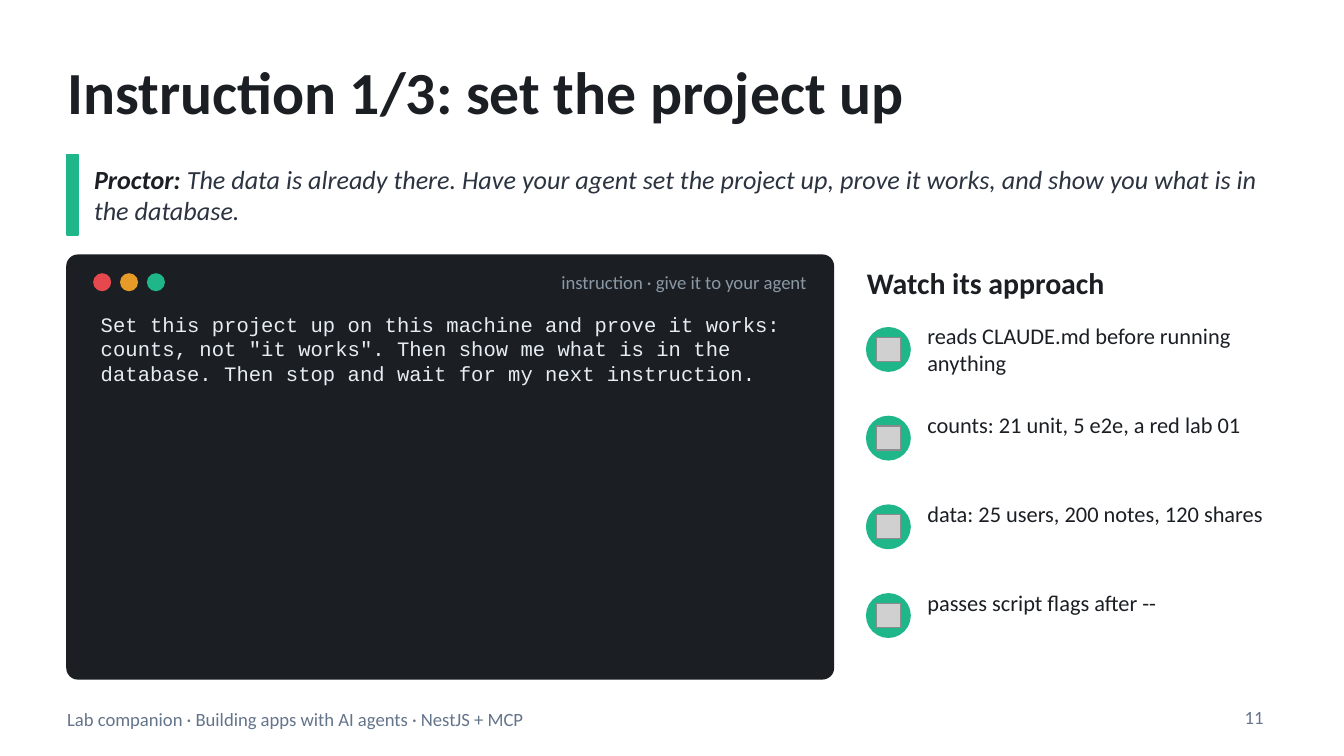
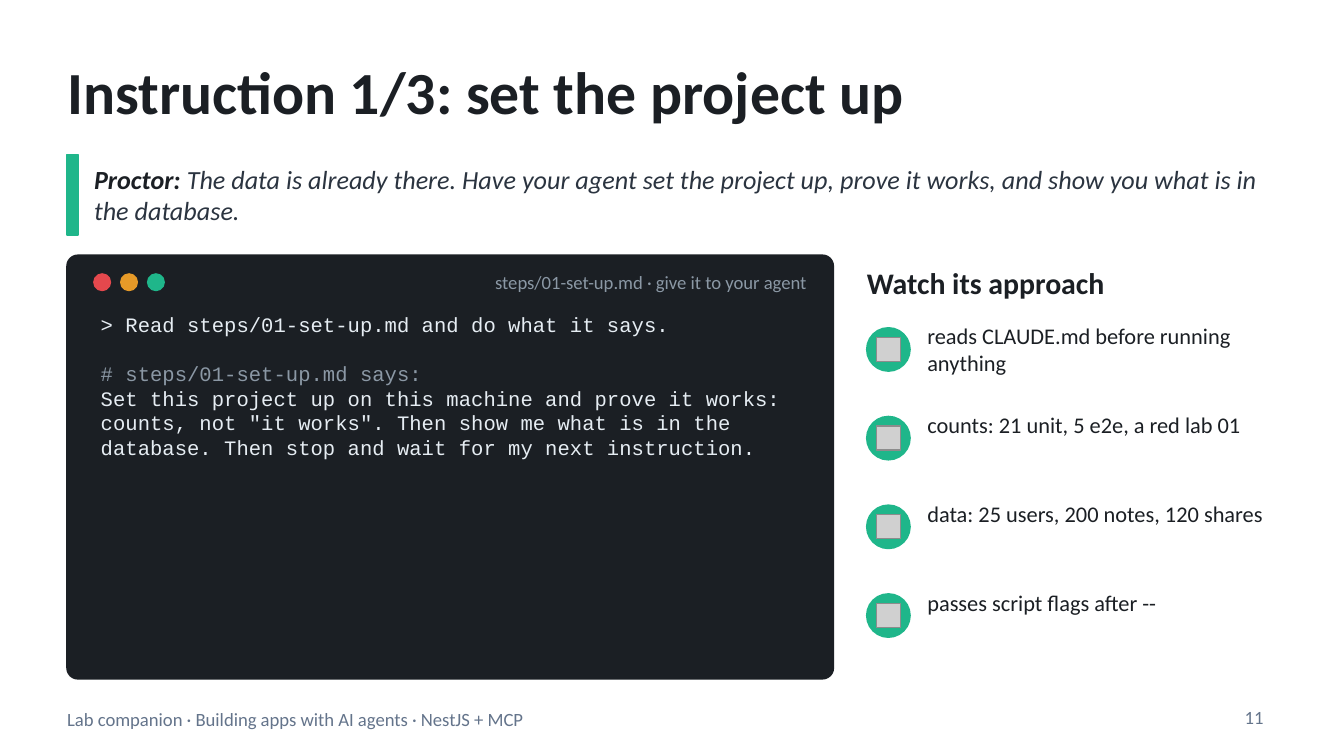
Before and after one commit to blazaga/ai-training-modules, a slide deck: slide 11 of docs/ai-agent-training/slides/lab-companion.pptx. Drawn at 1344x756 pixels with LibreOffice and Linux fonts; fonts in the diff are those of the drawing; grey boxes stand for pictures. Boxes give left, top, right and bottom in pixels: in the first picture for what was removed or moved away, otherwise in the second. Text is boxed around its words. In the diff, an @@ line names an element or a change of style, - is before the commit and + after.

```diff
--- a/docs/ai-agent-training/slides/lab-companion.pptx
+++ b/docs/ai-agent-training/slides/lab-companion.pptx
@@ text at bbox=[495, 276, 807, 292]: text changed @@
-instruction · give it to your agent
+steps/01-set-up.md · give it to your agent
@@ text at bbox=[125, 317, 669, 385]: paragraphs added @@
+> Read steps/01-set-up.md and do what it says.
+# steps/01-set-up.md says:
```
Also in this commit, not shown: 4 other slides changed, 13 other files.
